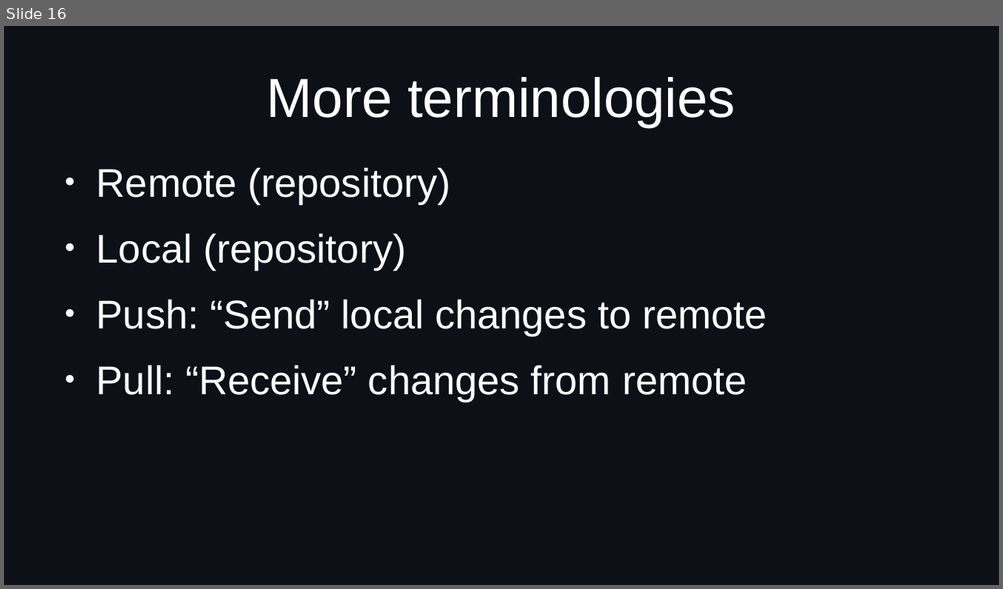
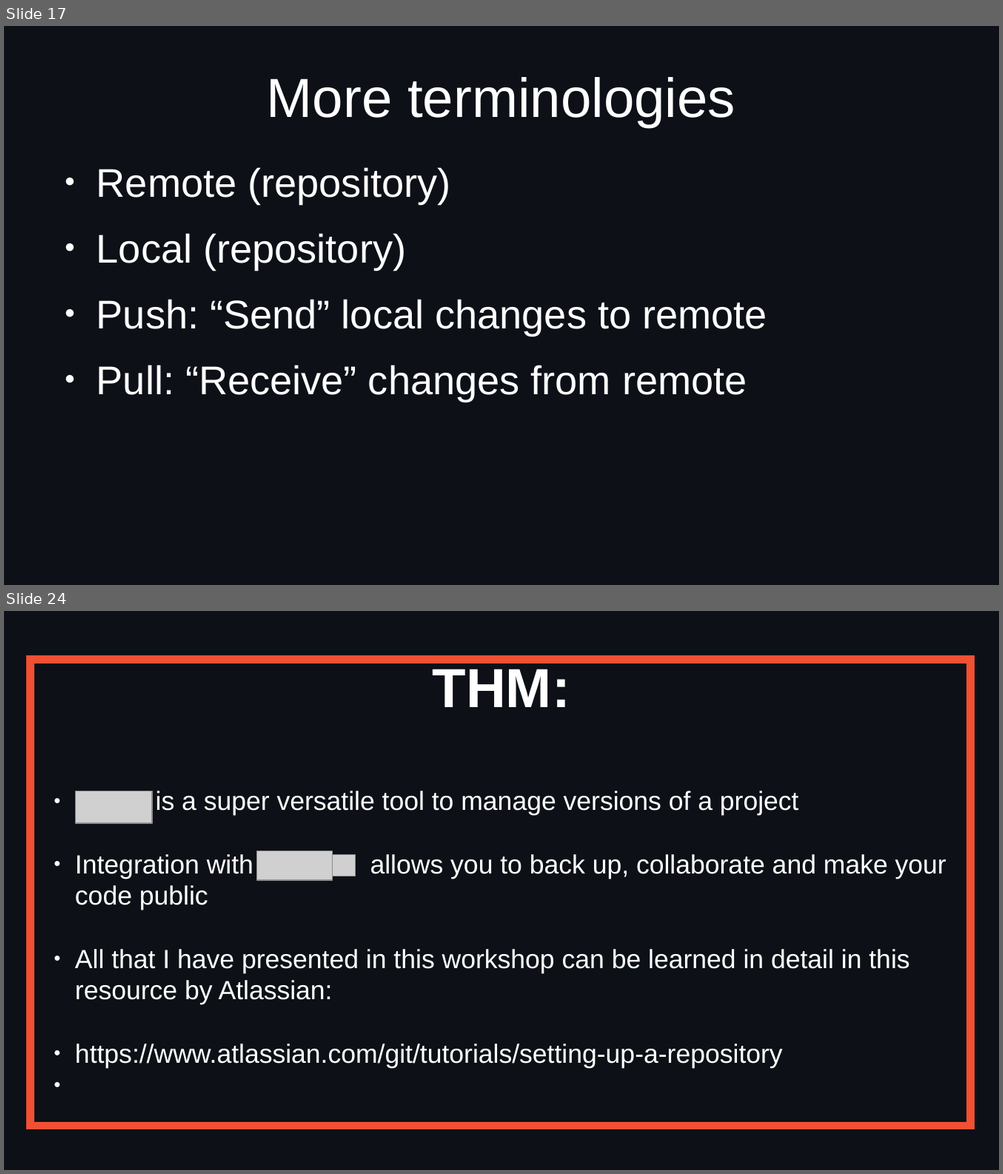
Before and after one commit to idf-io/Git-Github_Workshop, a slide deck: docs/presentation_day2_git-and-github.odp. Shown one above the other, each under a label of ours: slide 16 before the commit, slides 17 and 24 after it; the slides between them are not shown. The pictures are 1003x589 and 1003x1174 pixels, drawn with LibreOffice and Linux fonts; fonts in the diff are those of the drawing; grey boxes stand for pictures. Boxes give left, top, right and bottom in pixels: in the first picture for what was removed or moved away, otherwise in the second. Text is boxed around its words. In the diff, an @@ line names an element or a change of style, - is before the commit and + after.

```diff
--- a/docs/presentation_day2_git-and-github.odp
+++ b/docs/presentation_day2_git-and-github.odp
@@ slide 24 added at <box>4,611,999,1170</box>, background #0D1117 @@
@@ frame added at <box>26,656,974,1130</box>, fill #F05033, outline #F05033 0 pt @@
@@ subtitle added at <box>75,669,946,1068</box>, 21 pt, text #FFFFFF @@
+THM:
+● is a super versatile tool to manage versions of a project
+● Integration with allows you to back up, collaborate and make your code public
+● All that I have presented in this workshop can be learned in detail in this resource by Atlassian:
+● https://www.atlassian.com/git/tutorials/setting-up-a-repository
@@ picture added at <box>75,792,152,824</box> @@
@@ picture added at <box>256,851,332,880</box> @@
@@ picture added at <box>333,854,356,877</box> @@
@@ what was slide 16 is now slide 17 @@
```
Also in this commit, not shown: 7 slides changed, 18 other slides added, 9 slides removed.
